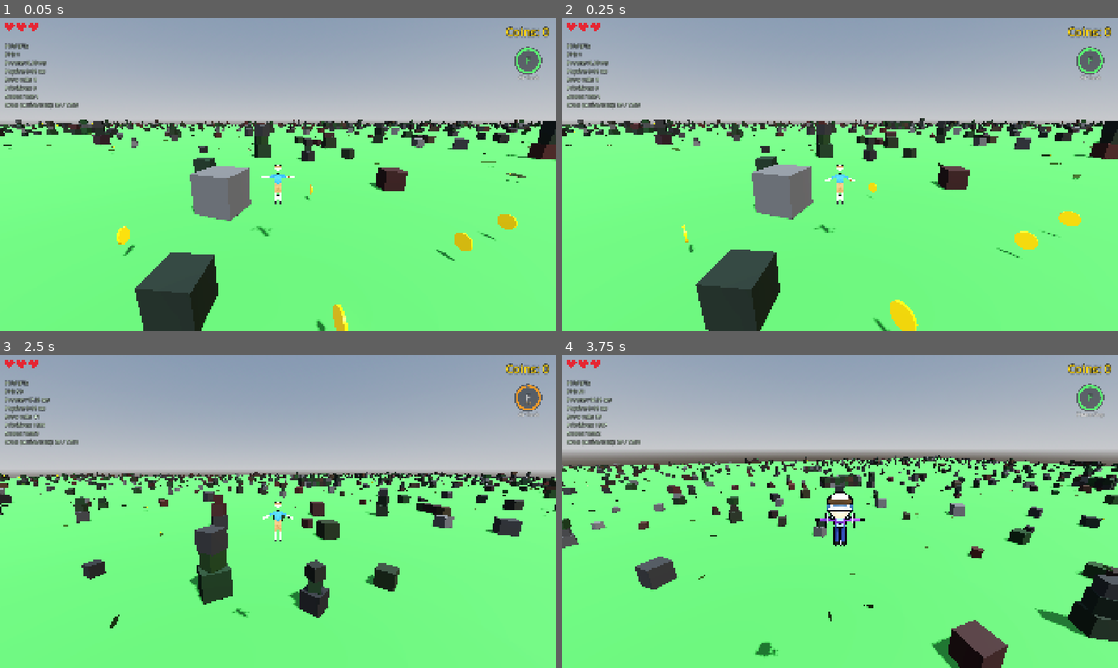
Above: before the commit, frames 1-4 (two rows, left to right).
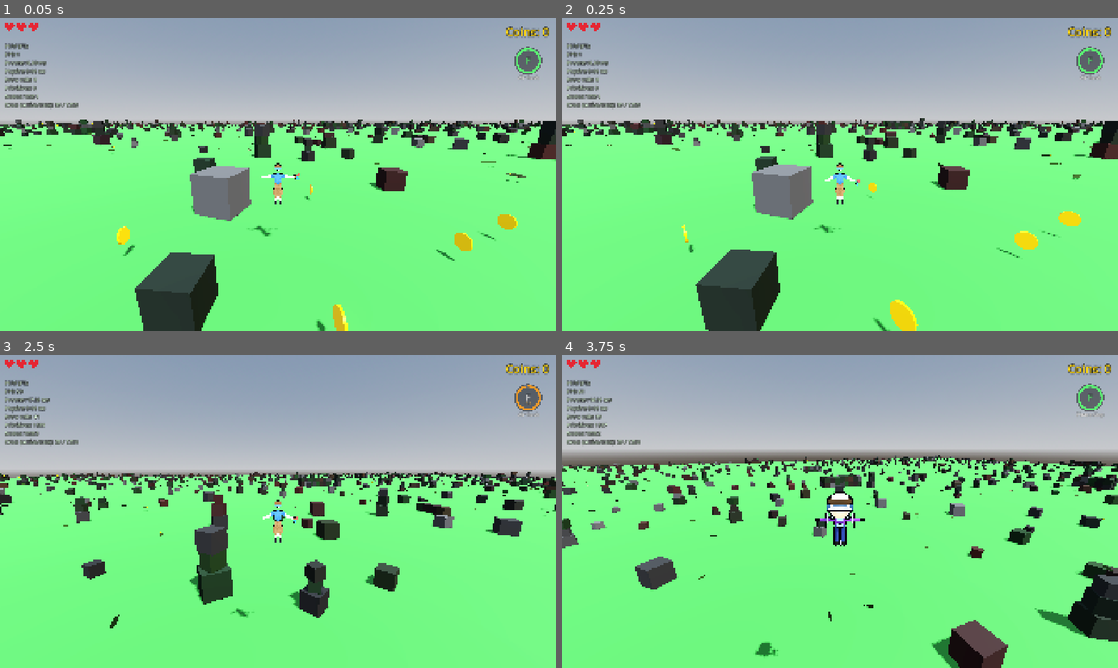
Above: after the commit, the same moments.

Repository: korjavin/godot-test1
Game: Godot game, scene res://scenes/main.tscn
Same seed, same stepped clock (60 frames per second), same inputs: the game is played once before the commit and once after it.
Inputs (mouse positions are in pixels of both pictures, inside the frame that each line leads up to):
- Up to frame 1 (0.05 s): no input
- Up to frame 2 (0.25 s): no input
- Up to frame 3 (2.5 s): tap Enter at 0.5 s; move the mouse to (305, 511) at 0.52 s; hold Ctrl (duck) 0.53-1.28 s; hold W (move_forward) from 0.53 s (still down); tap Space (jump) at 0.77, 1.07, 1.52, 1.82 s; move the mouse to (250, 511) at 1.27 s; tap Shift (run) at 1.35 s; move the mouse to (289, 505) at 2.02 s; tap F (special_ability) at 2.1 s
- Up to frame 4 (3.75 s): keep holding W (move_forward); move the mouse to (834, 517) at 2.77 s; tap R (switch_character) at 2.85 s; tap Space (jump) at 3.02, 3.32 s; move the mouse to (878, 514) at 3.52 s; hold Ctrl (duck) from 3.53 s (still down)

The runs differ from the first frame. In frame 1, 0.2% of the frame differs, in the area x 44-54%, y 46-70%; in frame 2, 0.1%; in frame 3, 0.2%, in the area x 41-54%, y 46-84%; in frame 4, nothing differs.

Commit message:
feat: rebuild Windman 3D model to match reference art
Regenerate the 11 windman_parts GLBs from a reworked
generate_windman_separate.py so the in-game model matches the concept art
and updated canon:
- single bold white 'W' chest monogram (extruded; retires the old 'WM')
- stouter build, short blue sleeves over bare arms, limbs hang from joints
- blue/red wrap-around eye bandage with a knot, short chestnut hair
- flat three-blade green/blue/red pinwheel fan, fixed to face forward and
  hang from the right hand (Fan node transform in windman_updated.tscn)

The 'W' uses shapely+scipy (extrude_polygon); noted in CLAUDE.md alongside a
clarification that the live model is windman_parts/ + windman_updated.tscn,
not the orphan windman.glb. docs/characters/windman.md updated to single-W.

Diff:
--- a/scenes/characters/windman_updated.tscn
+++ b/scenes/characters/windman_updated.tscn
@@ -47,7 +47,7 @@
 transform = Transform3D(1, 0, 0, 0, 0, 1, 0, -1, 0, 0, 0, 0)
 
 [node name="Fan" parent="Body/RightArm/LowerArm/Mesh" instance=ExtResource("11_fan")]
-transform = Transform3D(1, 0, 0, 0, 0, 1, 0, -1, 0, 0, -0.10, 0)
+transform = Transform3D(1, 0, 0, 0, 1, 0, 0, 0, 1, 0, 0.04, -0.16)
 
 [node name="LeftLeg" type="Node3D" parent="Body"]
 transform = Transform3D(1, 0, 0, 0, 1, 0, 0, 0, 1, -0.09, 0.77, 0)
Binary file changed: assets/models/characters/windman_parts/windman_fan.glb
Binary file changed: assets/models/characters/windman_parts/windman_head.glb
Binary file changed: assets/models/characters/windman_parts/windman_left_lower_arm.glb
Binary file changed: assets/models/characters/windman_parts/windman_left_lower_leg.glb
Binary file changed: assets/models/characters/windman_parts/windman_left_upper_arm.glb
Binary file changed: assets/models/characters/windman_parts/windman_left_upper_leg.glb
Binary file changed: assets/models/characters/windman_parts/windman_right_lower_arm.glb
Binary file changed: assets/models/characters/windman_parts/windman_right_lower_leg.glb
Binary file changed: assets/models/characters/windman_parts/windman_right_upper_arm.glb
Binary file changed: assets/models/characters/windman_parts/windman_right_upper_leg.glb
Binary file changed: assets/models/characters/windman_parts/windman_torso.glb
Not shown, changed: CLAUDE.md
(and 2 more such lines)
